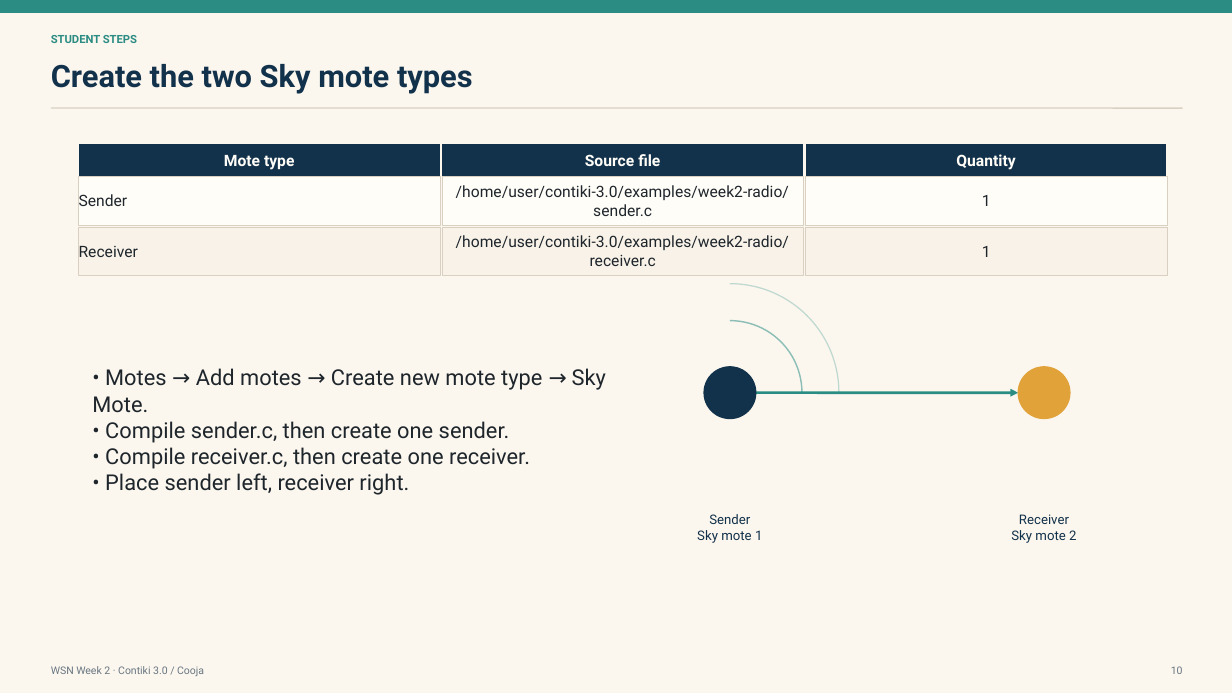
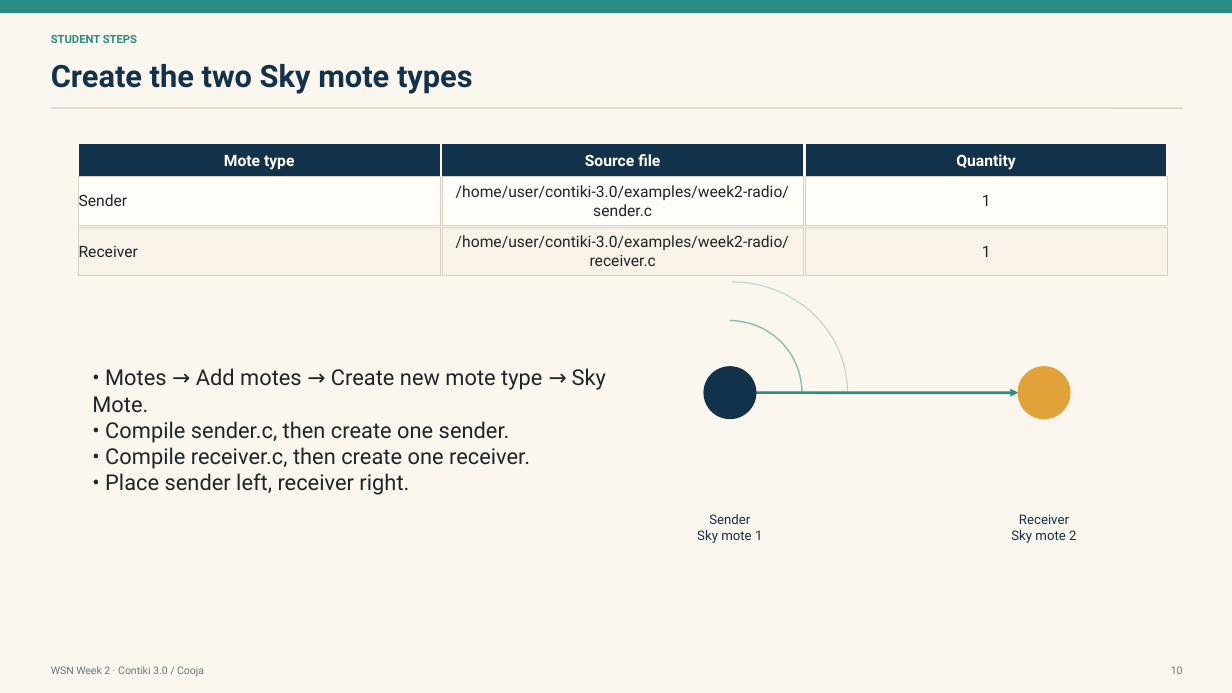
Before and after one commit to AkdenizOS/CSE-427-Wireless-Sensor-Networks, a slide deck: slide 9 of resources/2026-2027-fall/week2_cooja_radio_lab_contiki3.pptx. Drawn at 1232x693 pixels with LibreOffice and Linux fonts; fonts in the diff are those of the drawing. Boxes give left, top, right and bottom in pixels: in the first picture for what was removed or moved away, otherwise in the second. Text is boxed around its words. In the diff, an @@ line names an element or a change of style, - is before the commit and + after.

```diff
--- a/resources/2026-2027-fall/week2_cooja_radio_lab_contiki3.pptx
+++ b/resources/2026-2027-fall/week2_cooja_radio_lab_contiki3.pptx
@@ arc (boxed as its full ellipse): place and size @@
-arc (boxed as its full ellipse) at [621, 284, 839, 502]
+arc (boxed as its full ellipse) at [617, 282, 848, 504]
```
Also in this commit, not shown: 1 other slide changed, 28 other files.
